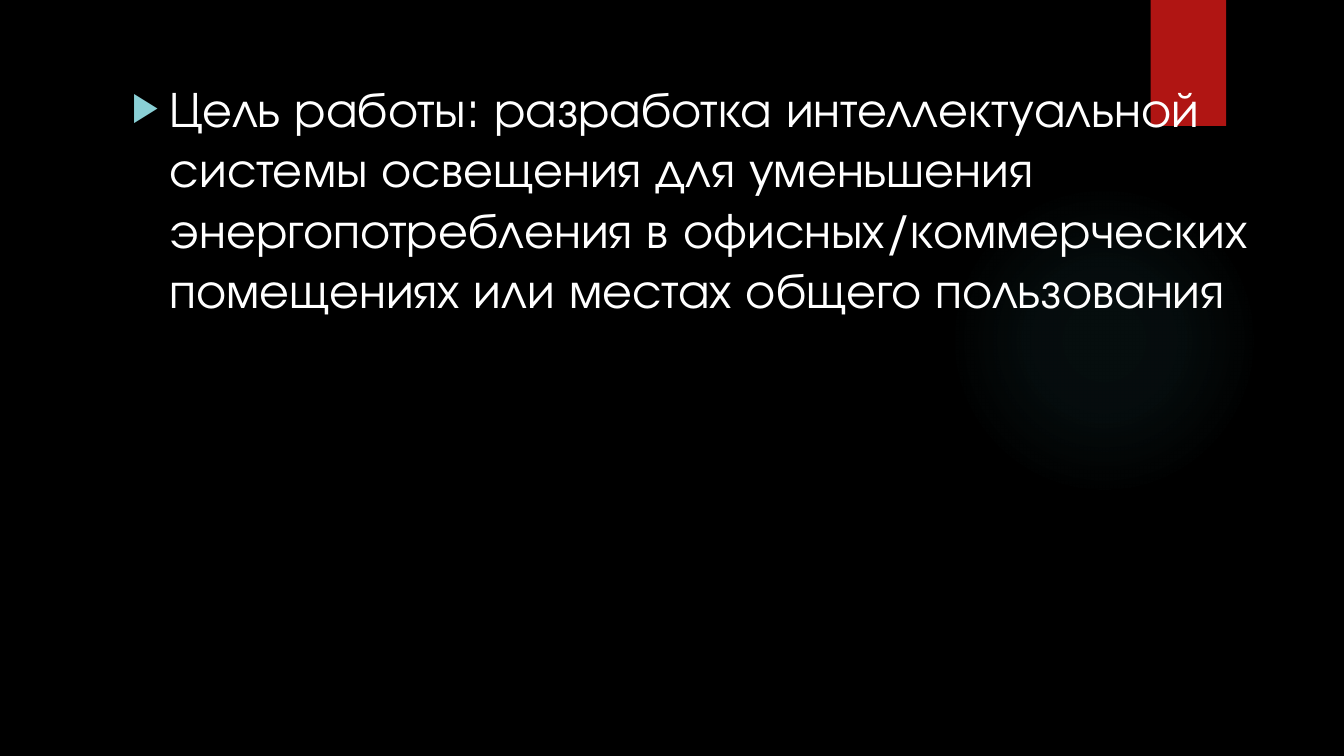
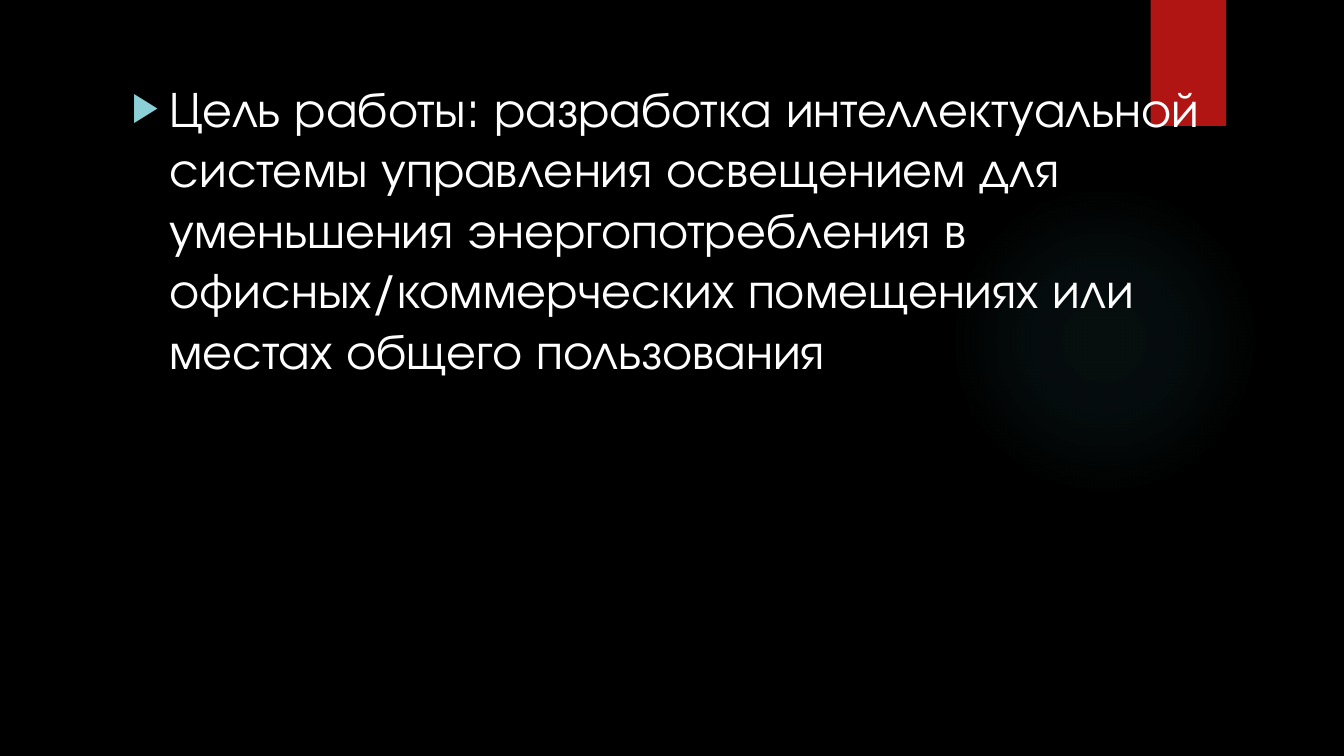
Before and after one commit to VitSaf/NIR, a slide deck: slide 2 of Презентация Microsoft PowerPoint.pptx. Drawn at 1344x756 pixels with LibreOffice and Linux fonts; fonts in the diff are those of the drawing; background and template pictures are left out. Boxes give left, top, right and bottom in pixels: in the first picture for what was removed or moved away, otherwise in the second. Text is boxed around its words. In the diff, an @@ line names an element or a change of style, - is before the commit and + after.

```diff
--- a/Презентация Microsoft PowerPoint.pptx
+++ b/Презентация Microsoft PowerPoint.pptx
@@ text at box(170, 82, 1199, 376): text changed @@
-▶ Цель работы: разработка интеллектуальной системы освещения для уменьшения энергопотребления в офисных/коммерческих помещениях или местах общего пользования
+▶ Цель работы: разработка интеллектуальной системы управления освещением для уменьшения энергопотребления в офисных/коммерческих помещениях или местах общего пользования
```
Also in this commit, not shown: 1 other slide changed, 3 other files.
